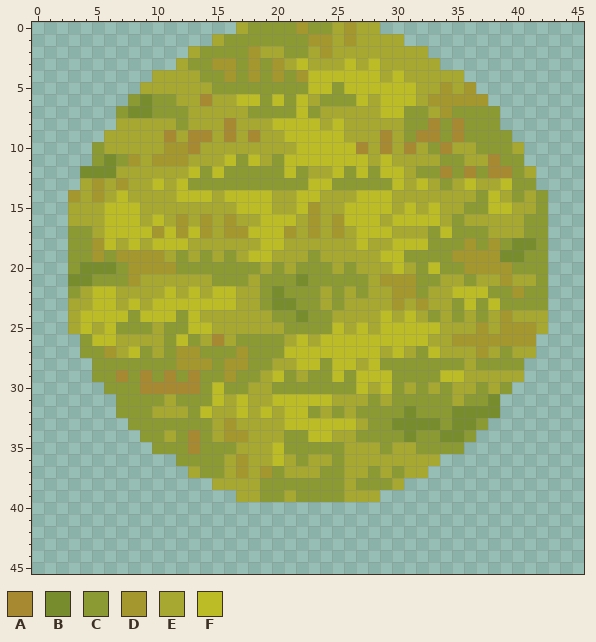
Two versions of one pixel-art sprite, textures/cakes/Pasture.png. Above: the version before the commit.
The file is 46x46 pixels. Colours within 5 levels of each other are drawn and written as one.
Palette (. is transparent): A #a78931  B #778c2d  C #8b9a33  D #a3972d  E #a7a831  F #bcbc27
Pixels before, first column x 3:
 0 ..............ECCCCDCCEDEE..............
 1 ............ECCCCCCCDDEDEEEE............
 2 ..........ECCCCDEECCEDEEEEEEEE..........
 3 .........ECCDDCDCDEFEEEFEFEEEEE.........
 4 .......EEEECCDCDCDCDFFFFFFEFEEEEE.......
 5 ......EEEEEECCCCCCCCFFCFFFFFFEEDED......
 6 .....CBCCEEAEEFFCFCFECCCFEFFFEDDDDD.....
 7 ....CBBCCCEEEEECCCCFCEEEEEFFCCEDCCCC....
 8 ....EEEEECEEEAEEEFFFFEFEEEEECCACACCC....
 9 ...EEEEEAEAAEAEAEEFFFFFEEEAECAACACCCC...
10 ..CEEEEEDDAEEEEEEEEFFFFFAEAEAECAEECCCE..
11 ..CBCDEDDDEEEFCFECFFFFFFFEFEEEECCEEACC..
12 .BBBEEEEEEFCFCCCCCFCEEFCFCFFECCACACAACE.
13 .EDEDEEFEFCCCCCCCCCCFFCCCCCFEFECEFEEFCC.
14 DEDEFEEEEFFFEFFFFEEFFEEEFFFEEEEEEECFECEC
15 EEEFFFEEEEEEEEFFFEEFDEEFFFFEFEFEECCFFEEC
16 EEEFFFEFEDEDEDEEFFFEDEDFFFEFFFFECEEEEECC
17 CCEFFFFDFDFDEDDFFFDEDEDEFFFEEECFCCCEEECC
18 CCDFEFEFFFEEEEEEFFEEEEEEFEEFFFCCCDCDCBBC
19 CCDCDDDDECECECEFFEEECEEEEEFFCCCCDDDDBBCC
20 CBBBCDDDDCCCCCCCECECCCECEEEFECFCCDDDDCCC
21 BBCCCDEEEEEECCCECCCBCCCCCEDDDCCEECEEDEEC
22 CEFFEEEEFEFEFFEECBCCCECECEEDDCEEFFFCCDCC
23 EEFFEFEFFFFFFFEECBBCCECEEEEDEDEECFCFCCCC
24 EFFFFCFFFCFEEEEEECCBCCEEEEFEFECECECEDEEE
25 EFEFCCCECCFFEEEEEECCCCFEFEFFFFFEEEDEDDDE
26 .CFFEEEECFCEAECCCCEFEFFFFFFFFFEEDDDDDDD.
27 .CCDEFCECDDCCCDCCCFFFFFFFFEFECFEEEDECEE.
28 ..CCCCCCCDDDCDDCCEEFFCFFEFCCCCCCCECCCC..
29 ..CCACACACACCDCCEFCECCFCFFFCCCCFFEEEEE..
30 ...CCCAAAAACFCCEECCCCCCCFEFCECECEECEC...
31 ....CCCCECCCFEFEEFFFFFEEECECCCCCECCB....
32 ....CCCEEECFEEFEFEFFCECECCCCBCCCBBBB....
33 .....CCCCCCCEDEEEEFFFFFFECCBBBBCBBC.....
34 ......CCECACEDDEEECCFFEECCCCBCCBBC......
35 .......CCCACCCEEEFCCCCCEEECEECCCC.......
36 .........CCCCEDEEFECEECEEEEEEEE.........
37 ..........ECCEDEDCEEECCEECECEE..........
38 ............EEEECCCCCCCECCCE............
39 ..............EECCECCCCEEE..............
The result:
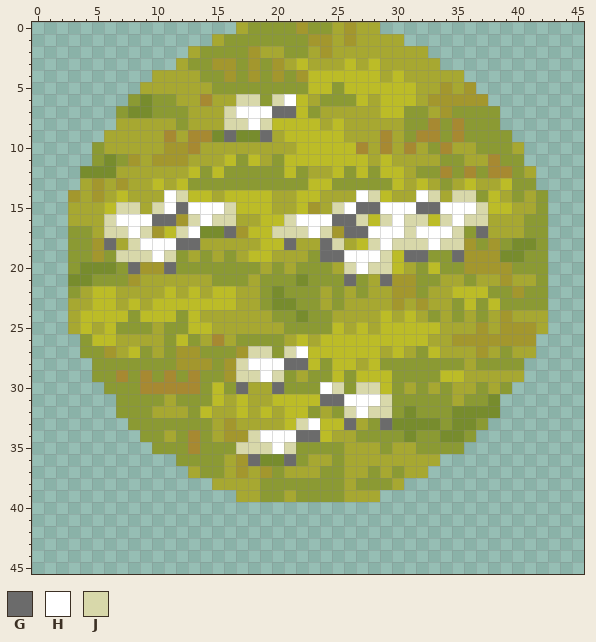
Colours new in this view: G #6b6b6b  H #ffffff  J #d8d8aa
The exact change:
{"y":6,"x":17,"old":"FF","new":"JJ"}
{"y":6,"x":20,"old":"FC","new":"JH"}
{"y":7,"x":16,"old":"EECCCC","new":"JHHHGG"}
{"y":8,"x":16,"old":"AEEE","new":"JJHJ"}
{"y":9,"x":15,"old":"EAEAE","new":"BGBBG"}
{"y":14,"x":11,"old":"EF","new":"HJ"}
{"y":14,"x":27,"old":"FF","new":"HJ"}
{"y":14,"x":32,"old":"EE","new":"HJ"}
{"y":14,"x":35,"old":"EE","new":"JJ"}
{"y":15,"x":7,"old":"FF","new":"JJ"}
{"y":15,"x":10,"old":"EEEEEEE","new":"JHGHHHJ"}
{"y":15,"x":25,"old":"EFFFFEFEFEECC","new":"JHGGHHHGGHHHJ"}
{"y":16,"x":6,"old":"FFFEFE","new":"JHHHGG"}
{"y":16,"x":13,"old":"EDED","new":"JHJJ"}
{"y":16,"x":21,"old":"FEDEDFF","new":"JHHHGGJ"}
{"y":16,"x":29,"old":"EFFF","new":"JHJJ"}
{"y":16,"x":34,"old":"ECEE","new":"JHJJ"}
{"y":17,"x":6,"old":"FFFF","new":"JJHJ"}
{"y":17,"x":12,"old":"DFDED","new":"JHBBG"}
{"y":17,"x":20,"old":"FDEDE","new":"JJJHJ"}
{"y":17,"x":26,"old":"EFFFEEECFC","new":"GGHHHJHHHJ"}
{"y":17,"x":37,"old":"C","new":"G"}
{"y":18,"x":6,"old":"F","new":"G"}
{"y":18,"x":8,"old":"FEFFFE","new":"JHHHGG"}
{"y":18,"x":21,"old":"E","new":"G"}
{"y":18,"x":24,"old":"EE","new":"GJ"}
{"y":18,"x":28,"old":"EEFFFCCC","new":"JHJJJHJJ"}
{"y":19,"x":7,"old":"DDDDE","new":"JJJHJ"}
{"y":19,"x":24,"old":"EEEEEF","new":"GGHHHJ"}
{"y":19,"x":31,"old":"CC","new":"GG"}
{"y":19,"x":35,"old":"D","new":"G"}
{"y":20,"x":8,"old":"D","new":"G"}
{"y":20,"x":11,"old":"D","new":"G"}
{"y":20,"x":26,"old":"CEEE","new":"JHJJ"}
{"y":21,"x":26,"old":"C","new":"G"}
{"y":21,"x":29,"old":"D","new":"G"}
{"y":27,"x":18,"old":"CC","new":"JJ"}
{"y":27,"x":21,"old":"FF","new":"JH"}
{"y":28,"x":17,"old":"DCCEEF","new":"JHHHGG"}
{"y":29,"x":17,"old":"CCEF","new":"JJHJ"}
{"y":30,"x":17,"old":"C","new":"G"}
{"y":30,"x":20,"old":"C","new":"G"}
{"y":30,"x":24,"old":"CC","new":"HJ"}
{"y":30,"x":27,"old":"FE","new":"JJ"}
{"y":31,"x":24,"old":"FEEECE","new":"GGHHHJ"}
{"y":32,"x":26,"old":"ECCC","new":"JHJJ"}
{"y":33,"x":22,"old":"FF","new":"JH"}
{"y":33,"x":26,"old":"F","new":"G"}
{"y":33,"x":29,"old":"C","new":"G"}
{"y":34,"x":18,"old":"EEECCF","new":"JHHHGG"}
{"y":35,"x":17,"old":"EEEFC","new":"JJJHJ"}
{"y":36,"x":18,"old":"EEFE","new":"GBBG"}
{"label":"changed","picture_box":[104,94,488,286]}
{"label":"changed","picture_box":[236,346,392,466]}
